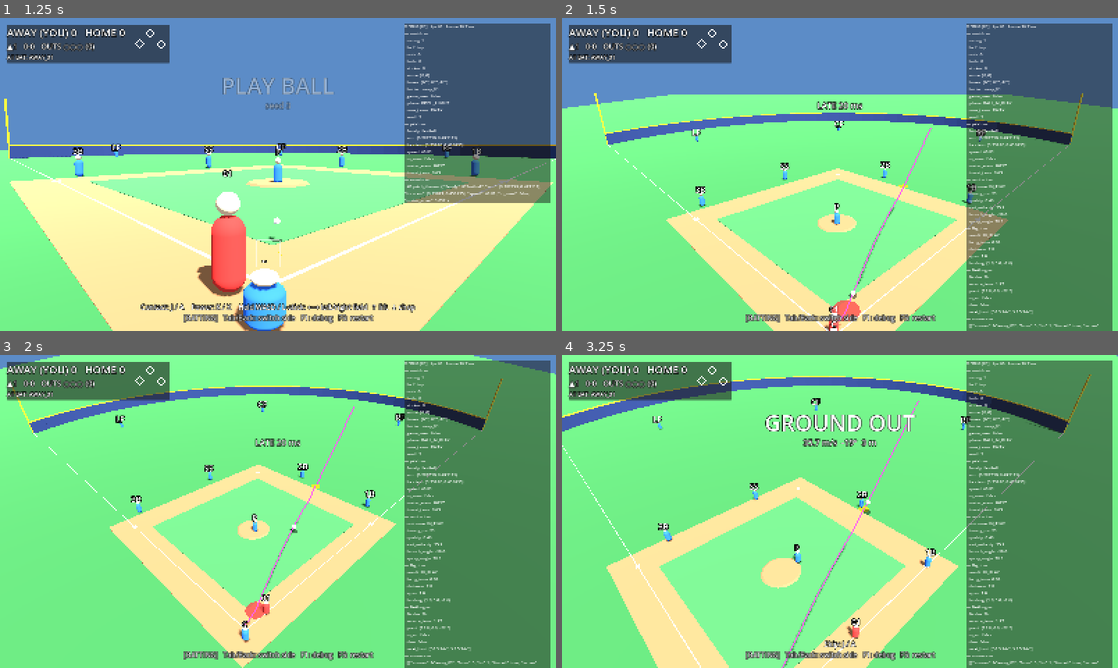
Above: before the commit, frames 1-4 (two rows, left to right).
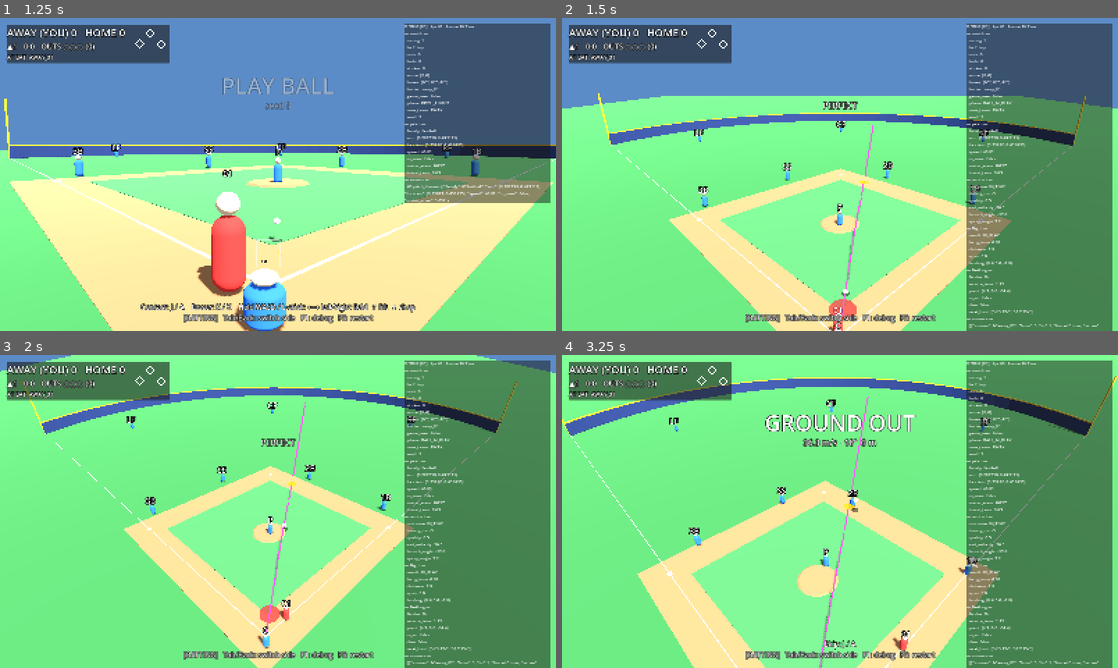
Above: after the commit, the same moments.

Repository: Dsoto1/sportball
Game: Godot game, scene res://app/main.tscn
The game is run twice, just before and just after one commit, with the same random seed, the same clock (stepped at 60 frames per second) and the same inputs.
Inputs (mouse positions are in pixels of both pictures, inside the frame that each line leads up to):
- Up to frame 1 (1.25 s): tap Enter at 0.5 s; move the mouse to (400, 158) at 0.52 s; hold Right from 0.53 s (still down); tap S (aim_down) at 0.6 s; click (400, 158) at 0.67 s; tap A (aim_left) at 0.8 s
- Up to frame 2 (1.5 s): release Right at 1.25 s; drag from (728, 190) to (812, 237) at 1.27 s
- Up to frame 3 (2 s): no input
- Up to frame 4 (3.25 s): move the mouse to (895, 442) at 2.02 s; hold Right 2.03-2.75 s; tap D (aim_right) at 2.1 s; tap W (aim_up) at 2.3 s; drag from (812, 574) to (673, 464) at 2.77 s

Frame 1 is identical in both runs. In frame 2, 4.3% of the frame differs, in the area x 1-95%, y 24-100%; in frame 3, 11%; in frame 4, 20%, in the area x 0-100%, y 0-100%.

Commit message:
Event-stamped swing timing without frame-quantization bias
Swings are captured in MatchDirector._input and stamped with a
microsecond clock on delivery; SwingTiming.offset() removes the
half-frame delivery bias (presses arrive at the start of the next frame).
Pitch flight is drawn from the same clock, so display and judgement
cannot drift under delta smoothing or hitches. Fixed-fps tools use
accumulated frame time. Adds swing_latency_calibration for a future
calibration screen.

Before: every swing read 0..1 frame late (~8 ms bias, up to ~17 ms at
60 fps). After: unbiased with +/- half a frame of jitter, the floor
without OS input timestamps. Tests cover the conversion and verify the
bias removal statistically; the playtest bot now swings through the
real input-event path.

Co-Authored-By: Claude Opus 5.5 <noreply@anthropic.com>
Claude-Session: https://claude.ai/code/session_01PsCp2G5H7Zqre39tL8b4KQ

Diff:
--- a/app/match_director.gd
+++ b/app/match_director.gd
@@ -43,6 +43,16 @@
 var _outcome: PlayOutcome
 var _settle_time := 0.0
 var _event_cursor := 0
+## Swing timing clock. Wall-clock microseconds in play; tools that run
+## faster than real time (--fixed-fps) switch to accumulated frame time.
+var use_wall_clock := true
+var _virtual_usec := 0
+var _last_frame_usec := -1
+var _frame_interval := 1.0 / 60.0
+var _pitch_release_usec := 0
+var _pending_swing := SwingIntent.Type.NONE
+var _pending_swing_usec := 0
+var _pending_stick := Vector2.ZERO
 var _input_log: Array[Dictionary] = []
 
 
@@ -100,9 +110,28 @@
 	_cursor = at.clamp(tuning.cursor_min, tuning.cursor_max)
 
 
+## Swings are stamped here, as the event arrives, not when _process polls.
+func _input(event: InputEvent) -> void:
+	if state == null or _phase != Phase.PITCH_FLIGHT or not user_is_batting():
+		return
+	if _contact != null or _pending_swing != SwingIntent.Type.NONE:
+		return
+	var type := SwingIntent.Type.NONE
+	if event.is_action_pressed(&"swing_contact"):
+		type = SwingIntent.Type.CONTACT
+	elif event.is_action_pressed(&"swing_power"):
+		type = SwingIntent.Type.POWER
+	if type == SwingIntent.Type.NONE:
+		return
+	_pending_swing = type
+	_pending_swing_usec = _now_usec()
+	_pending_stick = Input.get_vector(&"aim_left", &"aim_right", &"aim_down", &"aim_up")
+
+
 func _process(delta: float) -> void:
 	if state == null:
 		return
+	_tick_clock(delta)
 	_phase_time += delta
 	_handle_global_input()
 	match _phase:
@@ -201,28 +230,32 @@
 		_hud.show_pitching(false)
 		_view.set_cursor(_cursor, 0.0, 0.0, Color.WHITE)
 	_debug.clear_section("contact")
+	_pending_swing = SwingIntent.Type.NONE
+	_pitch_release_usec = _now_usec()
 	_set_phase(Phase.PITCH_FLIGHT)
 
 
 # --- Pitch flight and swing ------------------------------------------------
 
-func _process_pitch_flight(delta: float) -> void:
+func _process_pitch_flight(_delta: float) -> void:
 	var travel := _pitch.travel_time
-	_view.show_pitch(_pitch, minf(_phase_time, travel))
-	var timing := _phase_time - travel
+	# Flight runs on the same clock the swing is judged on.
+	var flight := float(_now_usec() - _pitch_release_usec) / 1000000.0
+	_view.show_pitch(_pitch, minf(flight, travel))
+	var timing := flight - travel
 	if _contact == null:
 		if user_is_batting():
-			var stick := _show_stick_marker()
-			if Input.is_action_just_pressed(&"swing_contact"):
-				_resolve_swing(SwingIntent.swing(SwingIntent.Type.CONTACT, timing, stick))
-			elif Input.is_action_just_pressed(&"swing_power"):
-				_resolve_swing(SwingIntent.swing(SwingIntent.Type.POWER, timing, stick))
+			_show_stick_marker()
+			if _pending_swing != SwingIntent.Type.NONE:
+				var offset := SwingTiming.offset(_pending_swing_usec, _pitch_release_usec, travel,
+					_frame_interval, tuning.swing_latency_calibration)
+				_resolve_swing(SwingIntent.swing(_pending_swing, offset, _pending_stick))
 		elif _ai_swing.type != SwingIntent.Type.NONE and timing >= _ai_swing.timing_offset:
 			_resolve_swing(_ai_swing)
 		if _contact == null and timing >= tuning.swing_late_cutoff:
 			_resolve_swing(SwingIntent.take())
 	# The ball always reaches the plate before the result plays out.
-	if _contact != null and _phase_time >= travel:
+	if _contact != null and flight >= travel:
 		_view.show_pitch_marker(_pitch)
 		if _contact.outcome == ContactResult.Outcome.IN_PLAY:
 			_start_ball_in_play()
@@ -430,6 +463,18 @@
 	_cursor = _cursor.clamp(tuning.cursor_min, tuning.cursor_max)
 
 
+func _now_usec() -> int:
+	return Time.get_ticks_usec() if use_wall_clock else _virtual_usec
+
+
+func _tick_clock(delta: float) -> void:
+	_virtual_usec += roundi(delta * 1000000.0)
+	var now := _now_usec()
+	if _last_frame_usec >= 0:
+		_frame_interval = float(now - _last_frame_usec) / 1000000.0
+	_last_frame_usec = now
+
+
 func _set_phase(phase: Phase) -> void:
 	_phase = phase
 	_phase_time = 0.0
--- /dev/null
+++ b/app/swing_timing.gd
@@ -0,0 +1,26 @@
+class_name SwingTiming
+extends RefCounted
+## Turns a swing press into a timing offset against the pitch from
+## microsecond timestamps, rather than from the frame the press was
+## noticed on.
+##
+## Godot delivers input events at the start of the frame after they
+## happen and does not timestamp them. A press stamped on delivery therefore
+## happened, on average, half a frame earlier. Uncorrected, every swing
+## reads late by 0..1 frame (up to ~17 ms at 60 fps, a third of the power
+## window). Subtracting half the frame interval removes that bias and leaves
+## +/- half a frame of jitter.
+
+## Longest frame interval trusted for the correction (a hitch should not
+## shift a swing by more than this much).
+const MAX_FRAME_INTERVAL := 1.0 / 30.0
+
+
+## press_usec / release_usec: same clock, microseconds. travel_time: pitch
+## flight in seconds. frame_interval: seconds between the last two frames.
+## calibration: display/input latency the player has calibrated out (s).
+## Returns seconds relative to the pitch reaching the plate (negative = early).
+static func offset(press_usec: int, release_usec: int, travel_time: float, frame_interval: float, calibration: float = 0.0) -> float:
+	var delivered := float(press_usec - release_usec) / 1000000.0
+	var pressed := delivered - 0.5 * clampf(frame_interval, 0.0, MAX_FRAME_INTERVAL)
+	return pressed - calibration - travel_time
--- a/data/defs/baseball_tuning.gd
+++ b/data/defs/baseball_tuning.gd
@@ -75,6 +75,9 @@
 ## Extra spray sigma (degrees) for a total mishit.
 @export var mishit_spray_spread: float = 12.0
 @export var contact_height: float = 0.9
+## Seconds of display + input latency subtracted from human swing timing.
+## A per-player calibration value; 0 until a calibration screen exists.
+@export var swing_latency_calibration: float = 0.0
 ## Seconds after the batter is allowed to swing before a no-swing is a take.
 @export var swing_late_cutoff: float = 0.22
 
--- /dev/null
+++ b/tests/unit/test_swing_timing.gd
@@ -0,0 +1,53 @@
+extends TestCase
+
+const FRAME := 1.0 / 60.0
+
+
+func test_on_time_press_reads_zero() -> void:
+	# Pressed exactly at arrival; delivered half a frame later on average.
+	var release := 1_000_000
+	var press := release + roundi((0.45 + 0.5 * FRAME) * 1000000.0)
+	check_near(SwingTiming.offset(press, release, 0.45, FRAME), 0.0, 0.0001, "on time")
+
+
+func test_early_and_late_sign() -> void:
+	check(SwingTiming.offset(1_200_000, 1_000_000, 0.45, 0.0) < 0.0, "early is negative")
+	check(SwingTiming.offset(1_700_000, 1_000_000, 0.45, 0.0) > 0.0, "late is positive")
+
+
+func test_calibration_shifts_timing() -> void:
+	var base := SwingTiming.offset(1_500_000, 1_000_000, 0.45, FRAME)
+	check_near(SwingTiming.offset(1_500_000, 1_000_000, 0.45, FRAME, 0.03), base - 0.03, 0.0001, "calibration")
+
+
+func test_hitch_does_not_shift_swing_by_more_than_cap() -> void:
+	var normal := SwingTiming.offset(1_500_000, 1_000_000, 0.45, 0.0)
+	var hitch := SwingTiming.offset(1_500_000, 1_000_000, 0.45, 0.5)
+	check_near(normal - hitch, 0.5 * SwingTiming.MAX_FRAME_INTERVAL, 0.0001, "correction capped")
+
+
+## Presses land anywhere inside a frame and are only seen at the next frame
+## boundary. The corrected timing should be unbiased and within half a
+## frame; the old per-frame polling was late by half a frame on average.
+func test_removes_frame_delivery_bias() -> void:
+	var rng := RandomNumberGenerator.new()
+	rng.seed = 5
+	var release := 0
+	var travel := 0.45
+	var corrected_sum := 0.0
+	var naive_sum := 0.0
+	var worst := 0.0
+	var samples := 4000
+	for i in samples:
+		var true_offset := rng.randf_range(-0.1, 0.1)
+		var pressed := travel + true_offset
+		var delivered := ceilf(pressed / FRAME) * FRAME
+		var press_usec := roundi(delivered * 1000000.0)
+		var corrected := SwingTiming.offset(press_usec, release, travel, FRAME)
+		var naive := delivered - travel
+		corrected_sum += corrected - true_offset
+		naive_sum += naive - true_offset
+		worst = maxf(worst, absf(corrected - true_offset))
+	check_near(corrected_sum / samples, 0.0, 0.0005, "corrected mean error")
+	check_near(naive_sum / samples, 0.5 * FRAME, 0.0005, "naive polling was late by half a frame")
+	check(worst <= 0.5 * FRAME + 0.0001, "error within half a frame (%.4f)" % worst)
--- a/tools/playtest_bot.gd
+++ b/tools/playtest_bot.gd
@@ -20,6 +20,7 @@
 var _last_phase := -1
 var _plays := 0
 var _control_home := false
+var _events_down: Array[StringName] = []
 
 
 func _initialize() -> void:
@@ -38,12 +39,18 @@
 func _process(delta: float) -> bool:
 	if _director == null:
 		_director = root.get_node_or_null("Main/MatchDirector")
-		if _director != null and _control_home:
-			_director.user_team = MatchState.HOME
+		if _director != null:
+			# --fixed-fps runs faster than real time: judge swings on frame time.
+			_director.use_wall_clock = false
+			if _control_home:
+				_director.user_team = MatchState.HOME
 		return false
 	for action in _pressed:
 		Input.action_release(action)
 	_pressed.clear()
+	for action in _events_down:
+		_send(action, false)
+	_events_down.clear()
 	_elapsed += delta
 	_drive()
 	if _director.state.game_over or _elapsed >= _sim_seconds:
@@ -76,8 +83,11 @@
 			if batting and pitch != null:
 				if _rng.randf() < 0.5:
 					_press(&"aim_up" if _rng.randf() < 0.5 else &"aim_down", _rng.randf())
-				if _director.phase_time() >= pitch.travel_time + _swing_offset and PitchResolver.in_zone(pitch.location, _director.tuning):
-					_press(&"swing_power" if _rng.randf() < 0.3 else &"swing_contact")
+				# The event is seen next frame, so press one frame ahead.
+				if _director.phase_time() + FRAME >= pitch.travel_time + _swing_offset and PitchResolver.in_zone(pitch.location, _director.tuning):
+					var swing := &"swing_power" if _rng.randf() < 0.3 else &"swing_contact"
+					_send(swing, true)
+					_events_down.append(swing)
 		MatchDirector.Phase.BALL_IN_PLAY:
 			if entered:
 				_plays += 1
@@ -109,6 +119,14 @@
 		_press(&"dive")
 
 
+## Swings go through the event path (_input), like a real key press.
+func _send(action: StringName, pressed: bool) -> void:
+	var event := InputEventAction.new()
+	event.action = action
+	event.pressed = pressed
+	Input.parse_input_event(event)
+
+
 func _press(action: StringName, strength: float = 1.0) -> void:
 	Input.action_press(action, strength)
 	_pressed.append(action)
Not shown, added: app/swing_timing.gd.uid
Not shown, added: tests/unit/test_swing_timing.gd.uid
Not shown, changed: docs/DECISIONS.md
Not shown, changed: docs/PHASE0_REPORT.md
